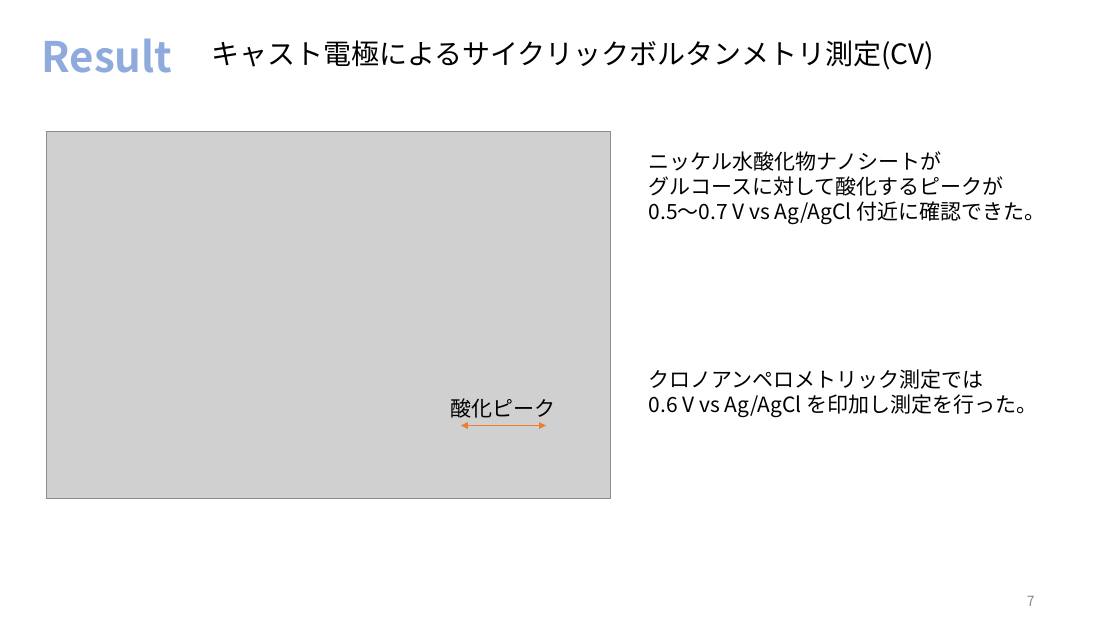
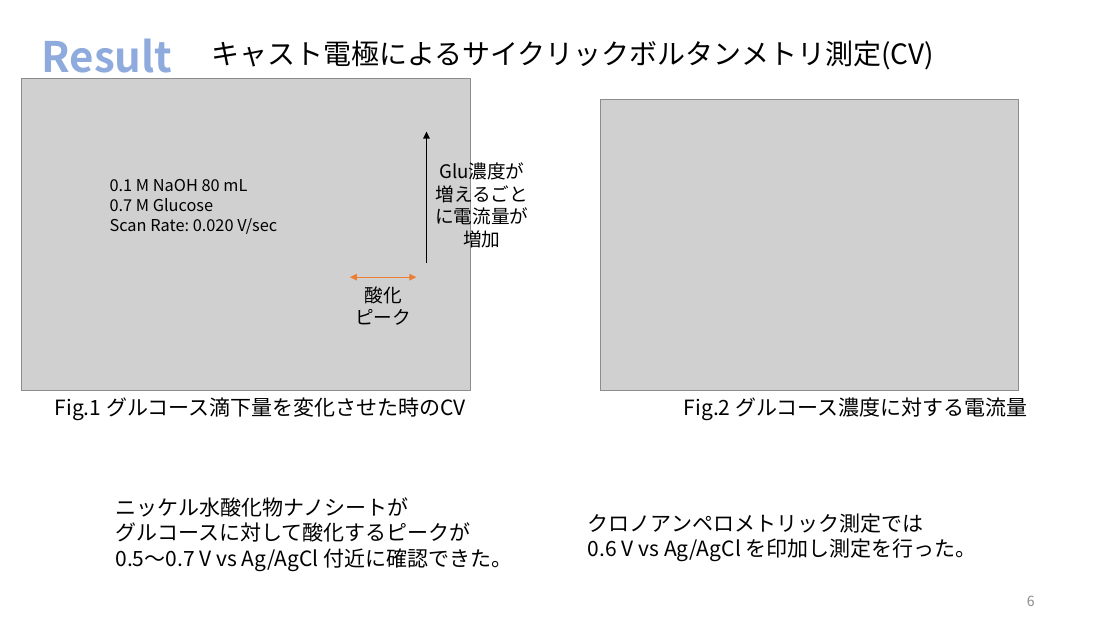
Before and after one commit to akidon0000/graduation-thesis, a slide deck: slide 6 of 発表スライド/卒論スライド 松山晃大.pptx (slide 7 before the commit). Drawn at 1120x630 pixels with LibreOffice and Linux fonts; fonts in the diff are those of the drawing; grey boxes stand for pictures. Boxes give left, top, right and bottom in pixels: in the first picture for what was removed or moved away, otherwise in the second. Text is boxed around its words. In the diff, an @@ line names an element or a change of style, - is before the commit and + after.

```diff
--- a/発表スライド/卒論スライド 松山晃大.pptx
+++ b/発表スライド/卒論スライド 松山晃大.pptx
@@ picture added at box(22, 78, 471, 390) @@
@@ picture added at box(601, 100, 1019, 391) @@
@@ picture removed at box(46, 131, 610, 499) @@
@@ arrow added from (427, 263) to (427, 132), #000000 0.5 pt @@
@@ text added at box(110, 179, 277, 234), 14 pt, text #000000 @@
+0.1 M NaOH 80 mL
+0.7 M Glucose
+Scan Rate: 0.020 V/sec
@@ text added at box(435, 204, 528, 251), 16 pt, text #000000 @@
+Glu濃度が増えるごと
+に電流量が
+増加
@@ text "酸化ピーク": place and size @@
-text "酸化ピーク" at box(450, 398, 555, 418)
+text "酸化ピーク" at box(355, 286, 411, 325)
@@ text "酸化ピーク" at box(355, 286, 411, 325): size 18 to 16 pt; alignment left to centre @@
@@ double arrow moved from (461, 426) - (546, 426) to (350, 277) - (417, 277) @@
@@ text added at box(55, 397, 466, 420), 18 pt, text #000000 @@
+Fig.1 グルコース滴下量を変化させた時のCV
@@ text added at box(684, 397, 1028, 420), 18 pt, text #000000 @@
+Fig.2 グルコース濃度に対する電流量
@@ text "ニッケル水酸化物ナノシートが": place and size @@
-text "ニッケル水酸化物ナノシートが" at box(649, 151, 1046, 225)
+text "ニッケル水酸化物ナノシートが" at box(116, 497, 512, 571)
@@ text "クロノアンペロメトリック測定では": place and size @@
-text "クロノアンペロメトリック測定では" at box(649, 369, 1037, 417)
+text "クロノアンペロメトリック測定では" at box(588, 513, 977, 561)
@@ page number at box(1027, 595, 1035, 606): text changed @@
-7
+6
```
Also in this commit, not shown: 5 other slides changed, 7 slides added, 8 slides removed, 13 other files.
